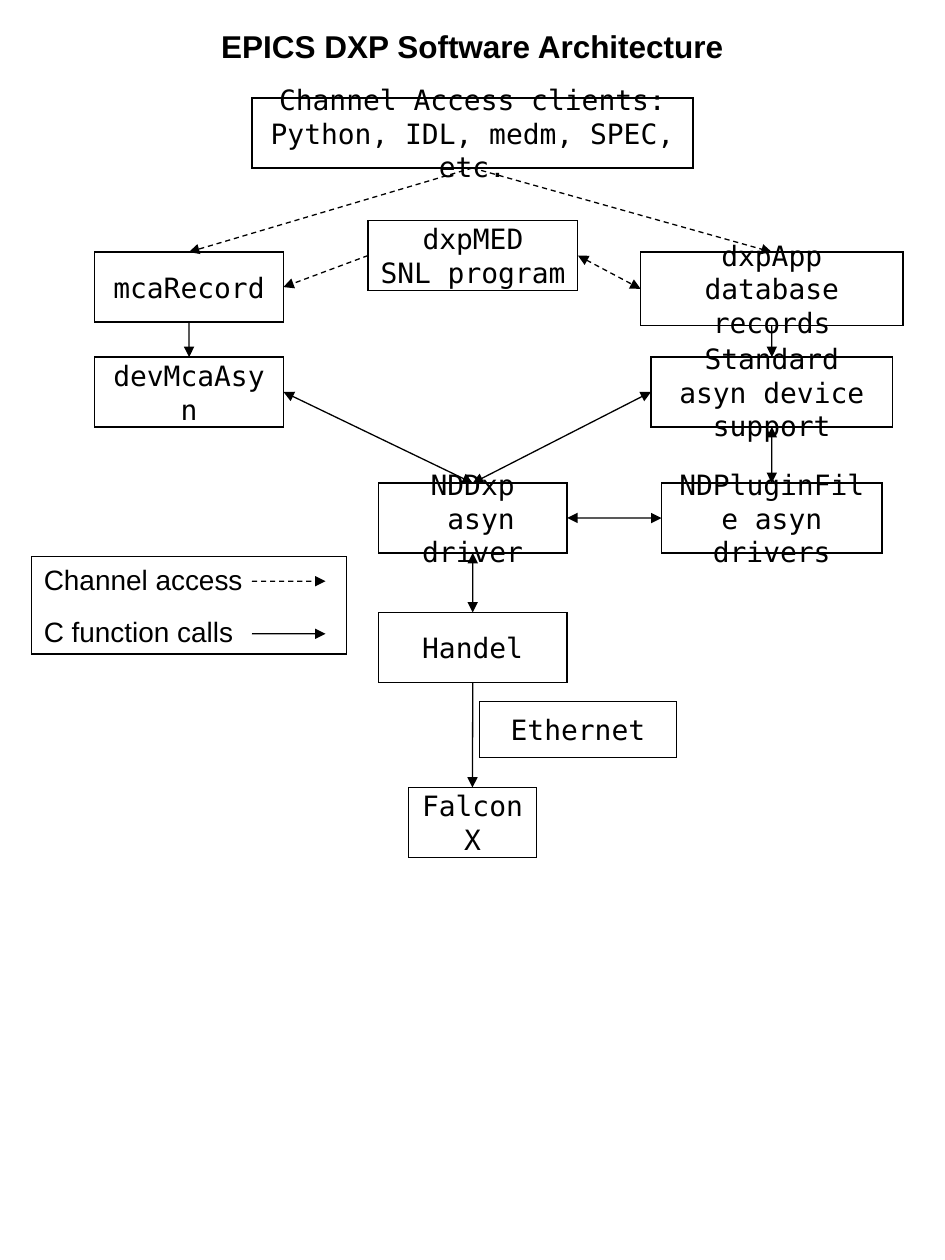
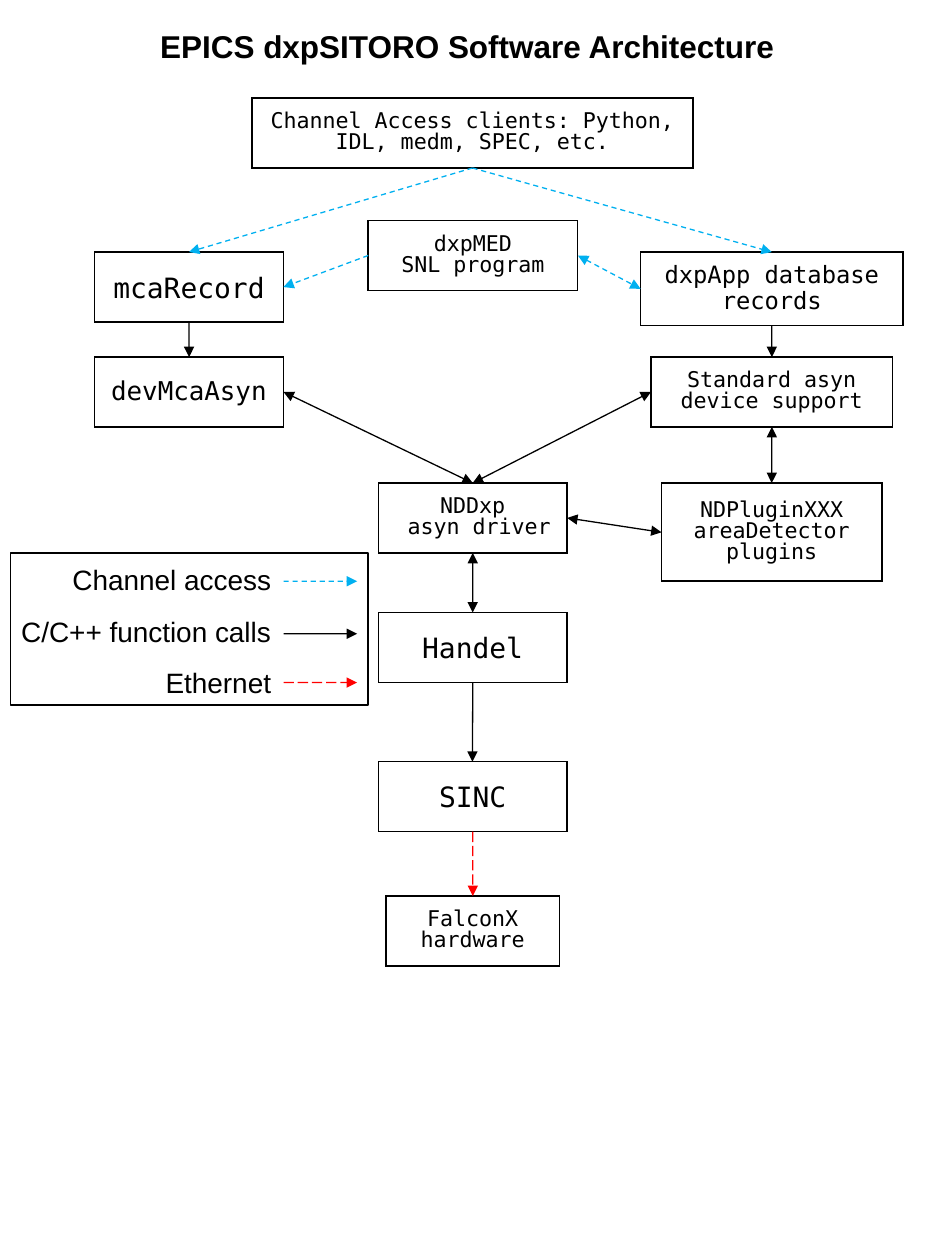
Before and after one commit to epics-modules/dxpSITORO, a slide deck: slide 1 of documentation/dxpSITOROFlowchart.ppt. Drawn at 945x1260 pixels with LibreOffice and Linux fonts; fonts in the diff are those of the drawing. Boxes give left, top, right and bottom in pixels: in the first picture for what was removed or moved away, otherwise in the second. Text is boxed around its words. In the diff, an @@ line names an element or a change of style, - is before the commit and + after.

```diff
--- a/documentation/dxpSITOROFlowchart.ppt
+++ b/documentation/dxpSITOROFlowchart.ppt
@@ text at (x1=160, y1=35, x2=774, y2=64): text changed @@
-EPICS DXP Software Architecture
+EPICS dxpSITORO Software Architecture
@@ arrow (472, 168) - (189, 252): stroke #000000 0.74 pt dashed to #00B0F0 0.74 pt dashed @@
@@ arrow (472, 168) - (772, 252): stroke #000000 0.74 pt dashed to #00B0F0 0.74 pt dashed @@
@@ arrow (368, 256) - (284, 287): stroke #000000 0.74 pt dashed to #00B0F0 0.74 pt dashed @@
@@ double arrow (578, 256) - (640, 289): stroke #000000 0.74 pt dashed to #00B0F0 0.74 pt dashed @@
@@ rectangle "dxpApp database records" at (x1=640, y1=252, x2=902, y2=325): size 16 to 13.6 pt; line spacing 1 to 0.9 @@
@@ rectangle "devMcaAsyn" at (x1=94, y1=357, x2=284, y2=427): size 16 to 14.8 pt; line spacing 1 to 0.9 @@
@@ size 16 to 12.4 pt; line spacing 1 to 0.8 in 4 elements at (x1=252, y1=98, x2=693, y2=169), (x1=368, y1=220, x2=577, y2=291), (x1=378, y1=483, x2=567, y2=553), (x1=651, y1=357, x2=893, y2=427) @@
@@ rectangle removed at (x1=662, y1=483, x2=882, y2=553) @@
-NDPluginFile asyn drivers
@@ rectangle added at (x1=662, y1=483, x2=882, y2=581), outline #000000 0.74 pt, 12.4 pt, text #000000 @@
+NDPluginXXX areaDetector plugins
@@ double arrow moved from (567, 518) - (662, 518) to (567, 518) - (662, 532) @@
@@ text "Channel access" moved from (x1=32, y1=557, x2=346, y2=654) to (x1=21, y1=569, x2=271, y2=694) @@
@@ text "Channel access" at (x1=21, y1=569, x2=271, y2=694): outline #000000 0.74 pt to none @@
@@ rectangle added at (x1=10, y1=553, x2=368, y2=706), outline #000000 0.74 pt @@
@@ text at (x1=72, y1=569, x2=271, y2=591): alignment left to right @@
@@ arrow moved from (252, 581) - (325, 581) to (284, 581) - (357, 581) @@
@@ arrow (284, 581) - (357, 581): stroke #000000 0.74 pt dashed to #00B0F0 0.74 pt dashed @@
@@ text at (x1=21, y1=621, x2=271, y2=694): text changed @@
-C function calls
+C/C++ function calls
+Ethernet
@@ arrow moved from (252, 634) - (325, 634) to (284, 634) - (357, 634) @@
@@ arrow added from (284, 683) to (357, 683), #FF0000 0.74 pt dashed @@
@@ arrow moved from (472, 683) - (472, 788) to (472, 683) - (472, 762) @@
@@ rectangle removed at (x1=480, y1=702, x2=677, y2=757) @@
-Ethernet
@@ rectangle added at (x1=378, y1=762, x2=567, y2=833), outline #000000 0.74 pt, 16 pt, text #000000 @@
+SINC
@@ arrow added from (472, 832) to (472, 896), #FF0000 0.74 pt dashed @@
@@ rectangle "FalconX hardware" resized from (x1=408, y1=788, x2=537, y2=858) to (x1=386, y1=896, x2=559, y2=966) @@
@@ text in rectangle at (x1=421, y1=909, x2=525, y2=948): text changed; size 16 to 12.4 pt @@
-FalconX
+FalconX hardware
```
Also in this commit, not shown: 3 other files.
